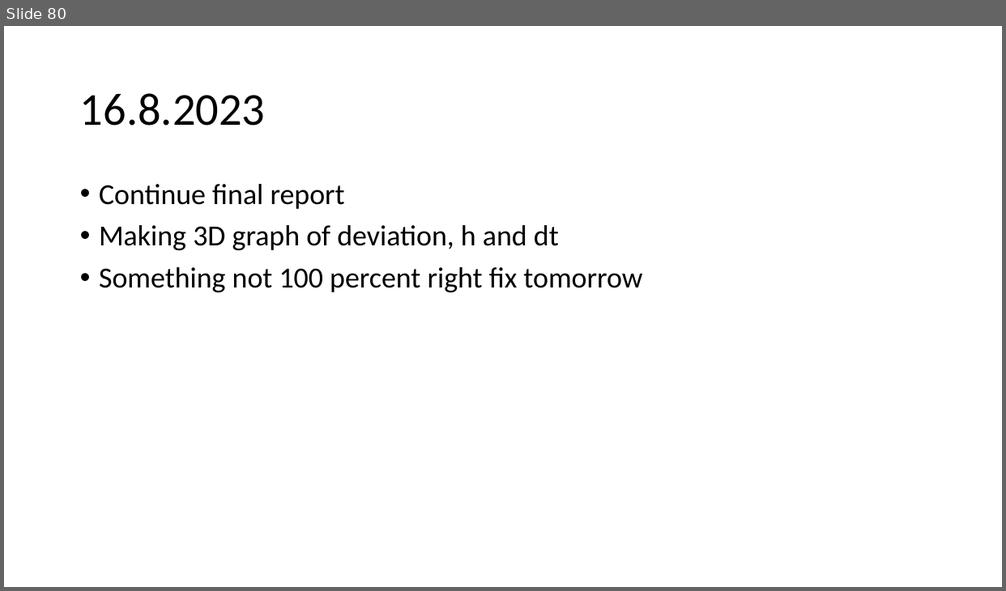
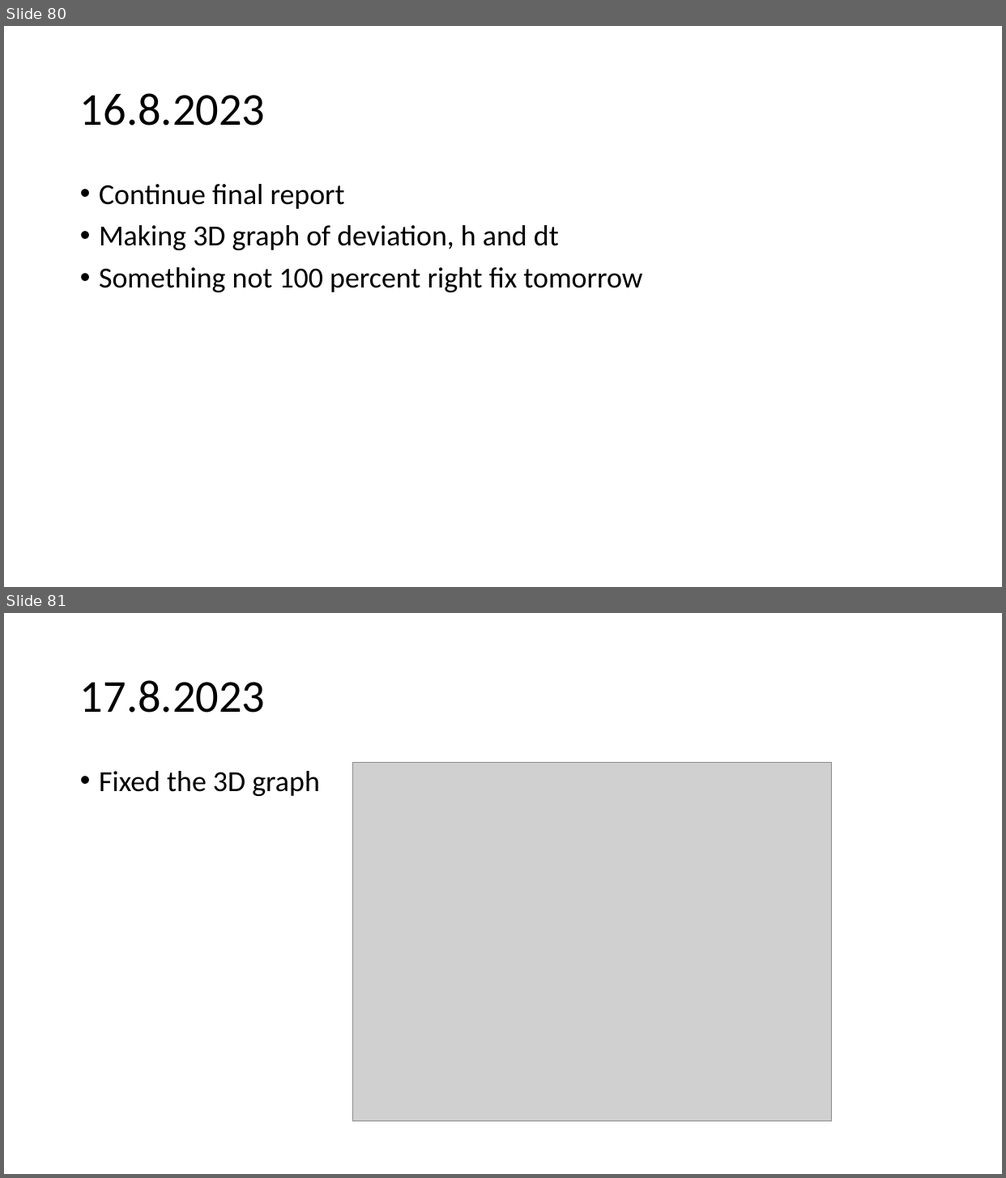
Before and after one commit to urhtrinko/DroneRadioactivity_student_job, a slide deck: reports/work_diary.pptx. Shown one above the other, each under a label of ours: slide 80 before the commit, slides 80 and 81 after it. The pictures are 1006x591 and 1006x1178 pixels, drawn with LibreOffice and Linux fonts; fonts in the diff are those of the drawing; grey boxes stand for pictures. Boxes give left, top, right and bottom in pixels: in the first picture for what was removed or moved away, otherwise in the second. Text is boxed around its words. In the diff, an @@ line names an element or a change of style, - is before the commit and + after.

```diff
--- a/reports/work_diary.pptx
+++ b/reports/work_diary.pptx
@@ slide 81 added at (x1=4, y1=613, x2=1002, y2=1174), background #FFFFFF @@
@@ title added at (x1=80, y1=680, x2=266, y2=713), 44 pt, text #000000 @@
+17.8.2023
@@ text added at (x1=99, y1=771, x2=320, y2=796), 28 pt, text #000000 @@
+• Fixed the 3D graph
@@ picture added at (x1=353, y1=763, x2=832, y2=1122) @@
```
Also in this commit, not shown: 1 other slide added.
